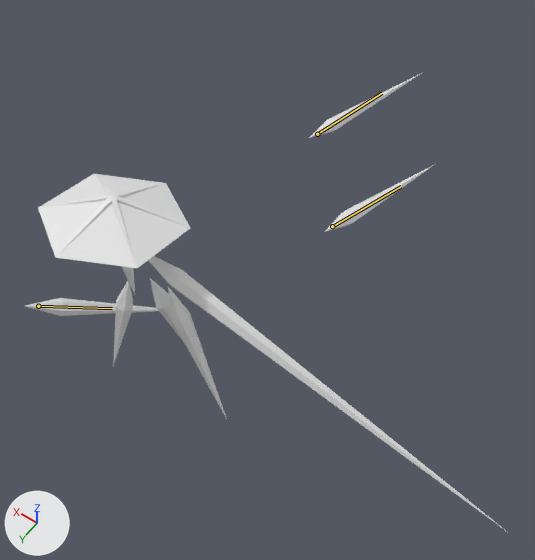
Before and after pictures for a commit that changed the Blender file Enemies/ClarityDressShards.blend.
The view is the same before and after, from a camera (50 mm lens) standing at (-36.3, 28.2, 61.7) and looking at (-6.3, -13.8, -4.4). Every picture has the same lights, and +X, +Y and +Z are marked at lower left. The older version comes first. Both versions are drawn at frame 195 of the action 'SingleShardSequence1'; the numbers are the values there. The bones that change are drawn over the model as lines.

Names of what the first picture shows: 'Arm', 'BackLeft', 'BackRight', 'FrontLeft', 'Hat', 'MiddleLeft', 'MiddleRight' and 2 more.
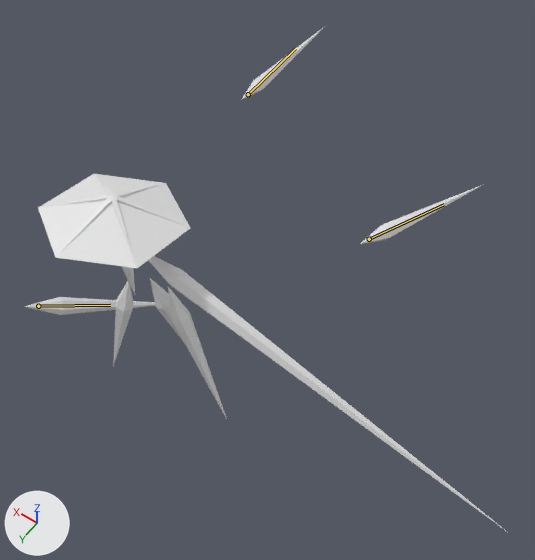
The edits, one by one:
Bone 'Middle.L' (bone_middle_l) turns from (47, -1, -60) to (50, -3, -59) degrees about its own x, y and z.
Bone 'Back.L' (bone_back_l) moves from (0.66, -4.81, 40.43) to (-11.38, -2.17, 42.66).
Bone 'Back.L' (bone_back_l) turns from (81, -23, 144) to (75, -10, 142) degrees about its own x, y and z.
Bone 'Back.R' (bone_back_r) moves from (5.35, -0.75, 27.14) to (9.81, -0.01, 28.01).
Bone 'Back.R' (bone_back_r) turns from (79, -1, -127) to (75, -7, -126) degrees about its own x, y and z.

Where the change shows, as pixel boxes (x1, y1, x2, y2) in the pictures (535 x 560 px):
'BackRight', posed (13% wider, 12% shorter)
    before: (325, 164, 435, 232)
    after: (360, 184, 484, 244)
'BackLeft', posed (24% narrower, 15% taller)
    before: (309, 74, 420, 138)
    after: (241, 26, 325, 100)
'MiddleLeft', posed
    before: (25, 298, 159, 316)
    after: (24, 297, 156, 315)
bone 'Middle.L', root to tip
    before: (38, 306) to (112, 308)
    after: (38, 306) to (110, 305)
bone 'Back.L', root to tip
    before: (317, 134) to (382, 93)
    after: (248, 94) to (295, 48)
bone 'Back.R', root to tip
    before: (332, 226) to (401, 186)
    after: (369, 239) to (444, 204)
